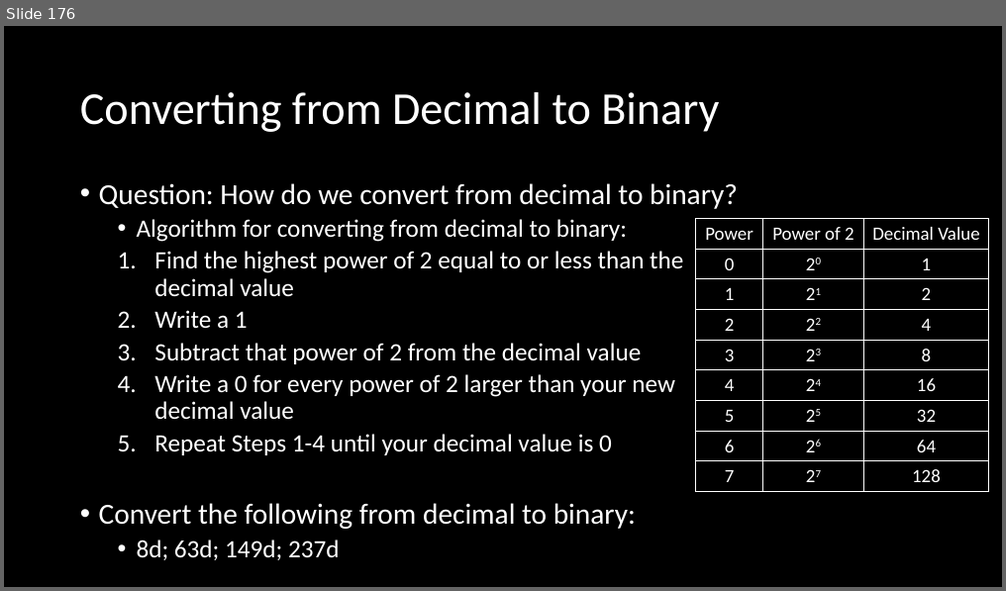
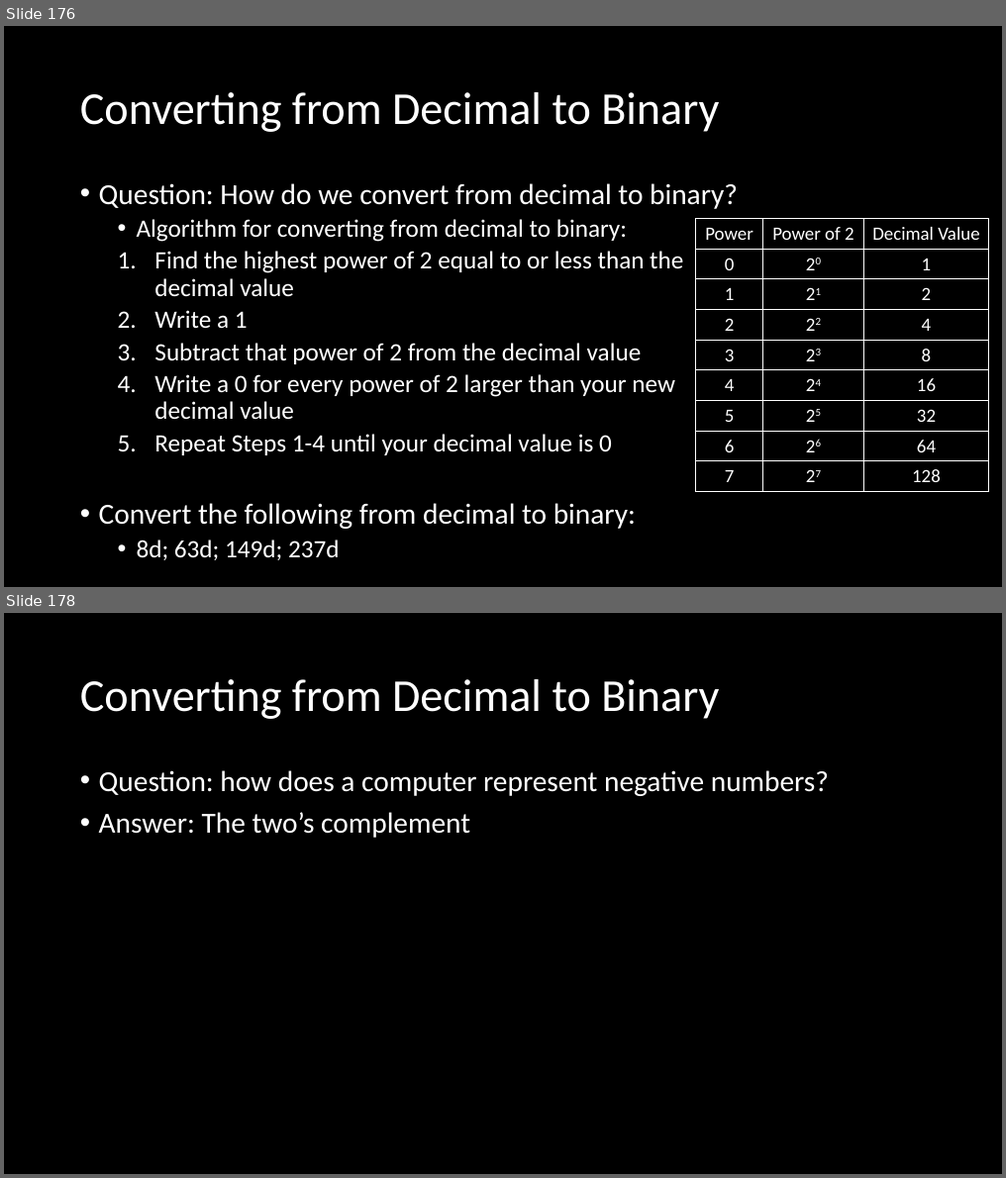
Before and after one commit to MrJoshGross/Course-Curricular-Material, a slide deck: wip/Lecture 3 - Representing Numbers in Binary.pptx. Shown one above the other, each under a label of ours: slide 176 before the commit, slides 176 and 178 after it; the slides between them are not shown. The pictures are 1006x591 and 1006x1178 pixels, drawn with LibreOffice and Linux fonts; fonts in the diff are those of the drawing. Boxes give left, top, right and bottom in pixels: in the first picture for what was removed or moved away, otherwise in the second. Text is boxed around its words. In the diff, an @@ line names an element or a change of style, - is before the commit and + after.

Commit message:
Update Lecture 3 - Representing Numbers in Binary.pptx
added 2's complement section

```diff
--- a/wip/Lecture 3 - Representing Numbers in Binary.pptx
+++ b/wip/Lecture 3 - Representing Numbers in Binary.pptx
@@ slide 178 added at bbox=[4, 613, 1002, 1174], background #000000 @@
@@ title added at bbox=[80, 679, 719, 719], 44 pt, text #FFFFFF @@
+Converting from Decimal to Binary
@@ text added at bbox=[99, 770, 829, 838], 28 pt, text #FFFFFF @@
+• Question: how does a computer represent negative numbers?
+• Answer: The two’s complement
```
Also in this commit, not shown: 29 other slides added.
